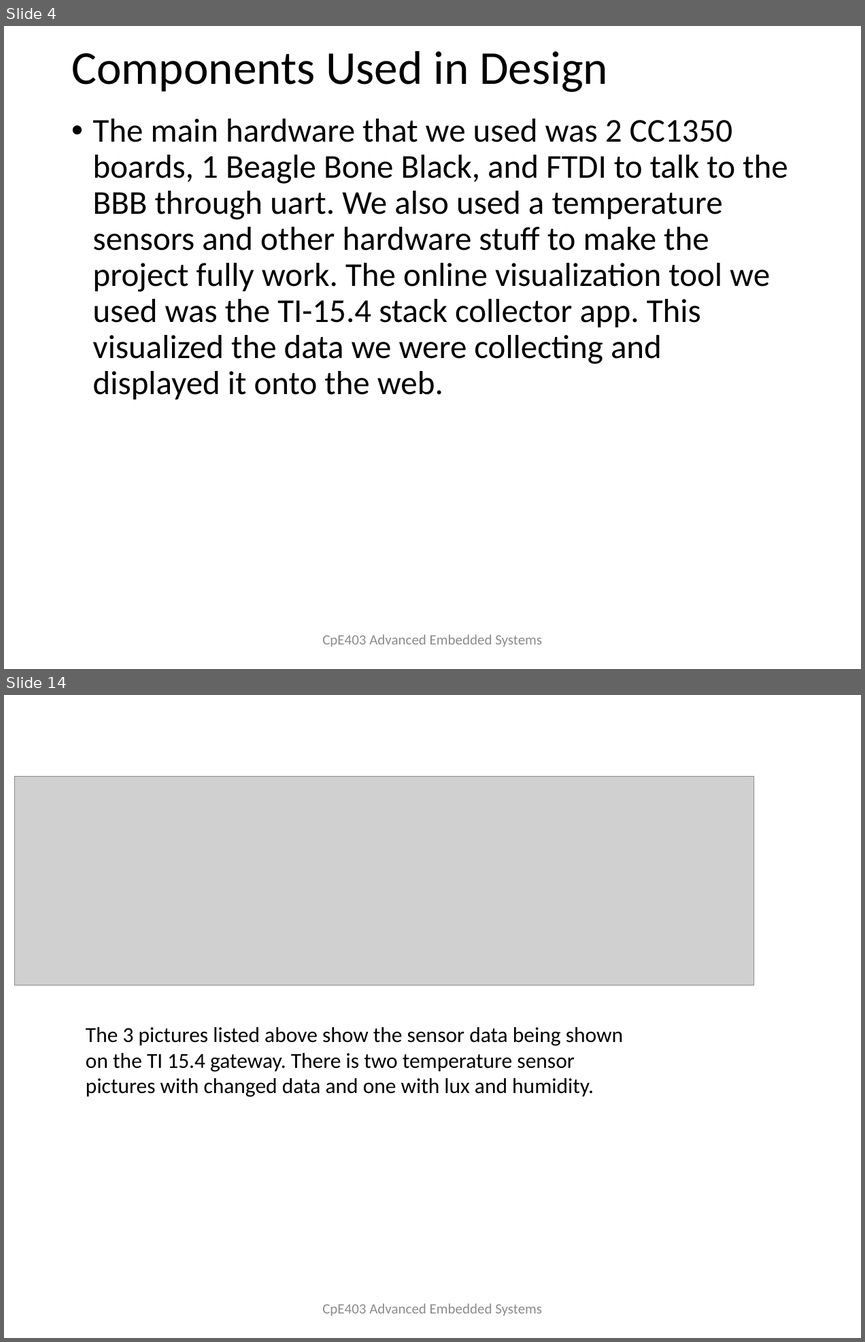
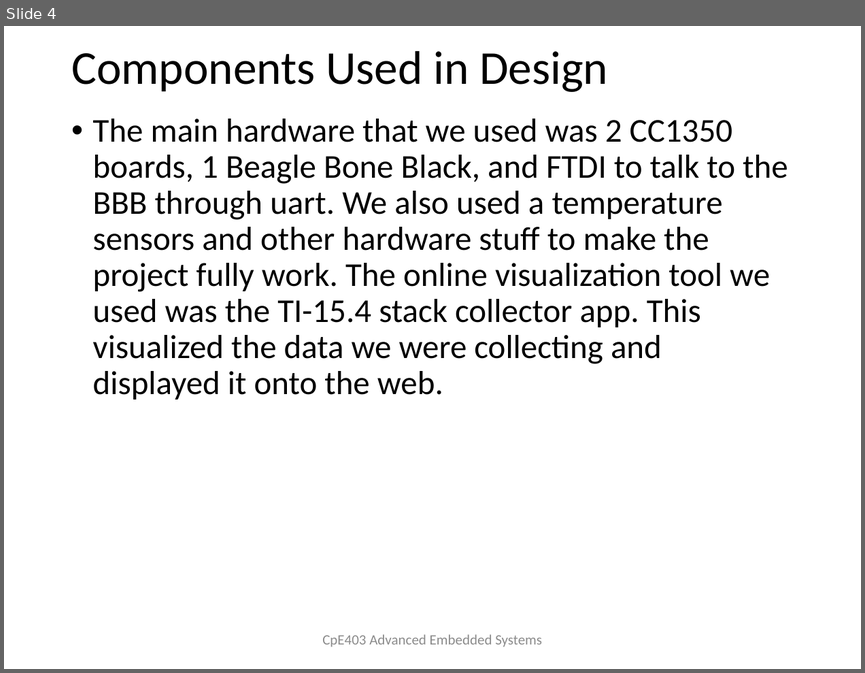
Before and after one commit to TraceStewart/epc304llaf8102vlnu, a slide deck: Final/CpE403_Project_F2018.pptx. Shown one above the other, each under a label of ours: slides 4 and 14 before the commit, slide 4 after it; the slides between them are not shown. The pictures are 865x1342 and 865x673 pixels, drawn with LibreOffice and Linux fonts; fonts in the diff are those of the drawing; grey boxes stand for pictures. Boxes give left, top, right and bottom in pixels: in the first picture for what was removed or moved away, otherwise in the second. Text is boxed around its words. In the diff, an @@ line names an element or a change of style, - is before the commit and + after.

```diff
--- a/Final/CpE403_Project_F2018.pptx
+++ b/Final/CpE403_Project_F2018.pptx
@@ slide 14 removed at bbox=[4, 695, 861, 1338], background #FFFFFF @@
@@ picture removed at bbox=[14, 777, 753, 985] @@
@@ text removed at bbox=[86, 1027, 623, 1097] @@
-The 3 pictures listed above show the sensor data being shown on the TI 15.4 gateway. There is two temperature sensor pictures with changed data and one with lux and humidity.
@@ text removed at bbox=[322, 1303, 542, 1316] @@
-CpE403 Advanced Embedded Systems
```
Also in this commit, not shown: 9 slides changed, 2 slides added, 3 other slides removed, 1 other file.
